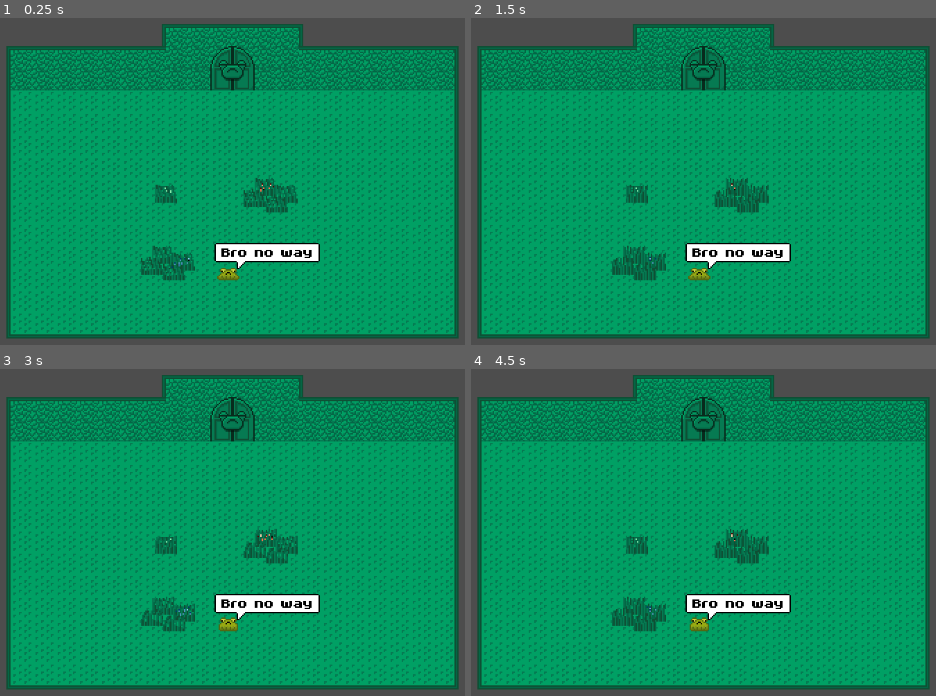
Above: before the commit, frames 1-4 (two rows, left to right).
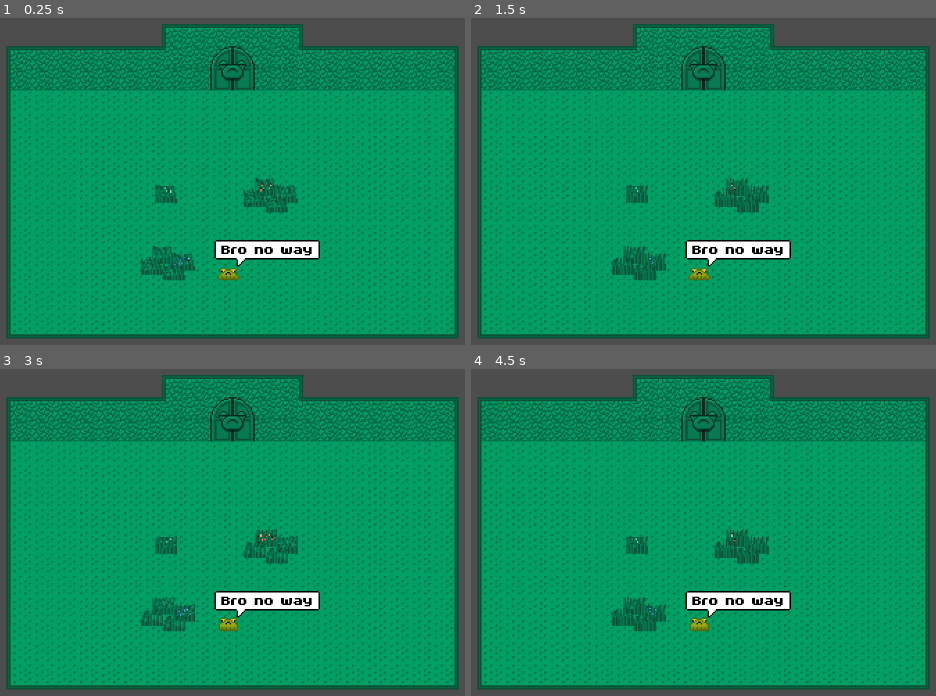
Above: after the commit, the same moments.

Repository: MalcolmFonseca/torch-game
Game: Godot game, scene res://scenes/game.tscn
Same seed, same stepped clock (60 frames per second), same inputs: the game is played once before the commit and once after it.
Inputs:
- Up to frame 1 (0.25 s): no input
- Up to frame 2 (1.5 s): tap Enter at 1.25 s
- Up to frame 3 (3 s): tap Space at 2.75 s
- Up to frame 4 (4.5 s): tap Enter at 4.25 s

The runs differ from the first frame. In frame 1, 1.0% of the frame differs, in the area x 46-69%, y 15-77%; in frame 2, 1.0%; in frame 3, 1.0%; in frame 4, 1.0%.

Commit message:
changed door animation

Diff:
--- a/scenes/game.tscn
+++ b/scenes/game.tscn
@@ -45,7 +45,7 @@
 frog_color = "blue"
 
 [node name="TextBubble" parent="." instance=ExtResource("3_lnu2h")]
-position = Vector2(-13, 44)
+position = Vector2(-13, 42)
 messageText = "Bro no way"
 
 [node name="Trapdoor" parent="." instance=ExtResource("4_iywne")]
--- a/scenes/grass-cave/green_door.tscn
+++ b/scenes/grass-cave/green_door.tscn
@@ -67,7 +67,7 @@
 }],
 "loop": false,
 "name": &"opening",
-"speed": 10.0
+"speed": 5.0
 }]
 
 [sub_resource type="RectangleShape2D" id="RectangleShape2D_00jg0"]
Not shown, changed: TODO.txt
Binary file changed: assets/grass-cave/green-door.aseprite
Binary file changed: assets/grass-cave/green-door.png
